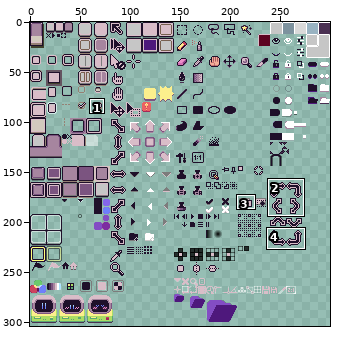
Two states of a sprite sheet, sheet.png. Above, an overview of the earlier version with the close-up marked.
Close-up. Before the commit:
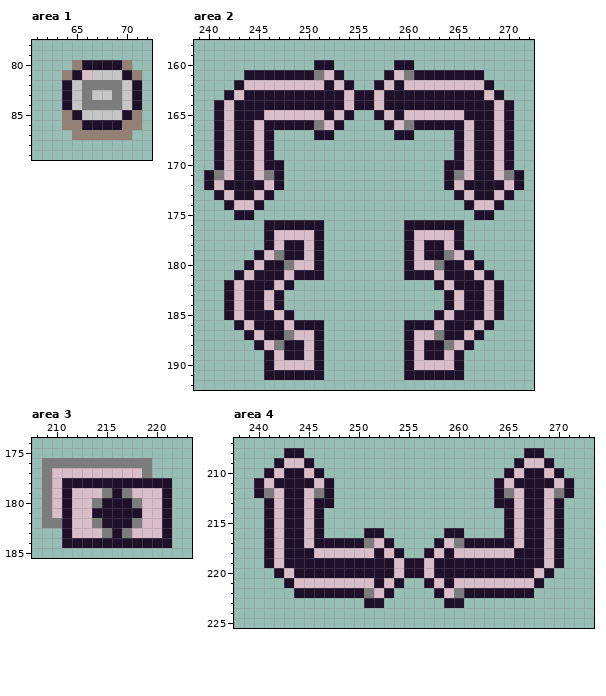
The file is 300x304 pixels. Pixels under 10% opacity are left out. Colours within 5 levels of each other are drawn and written as one. Shown: area 1: x 61..72, y 78..89; area 2: x 239..272, y 158..192; area 3: x 208..223, y 174..185; area 4: x 238..273, y 207..225. The commit also changed other parts of the picture, which this record leaves out.
Now the later version:
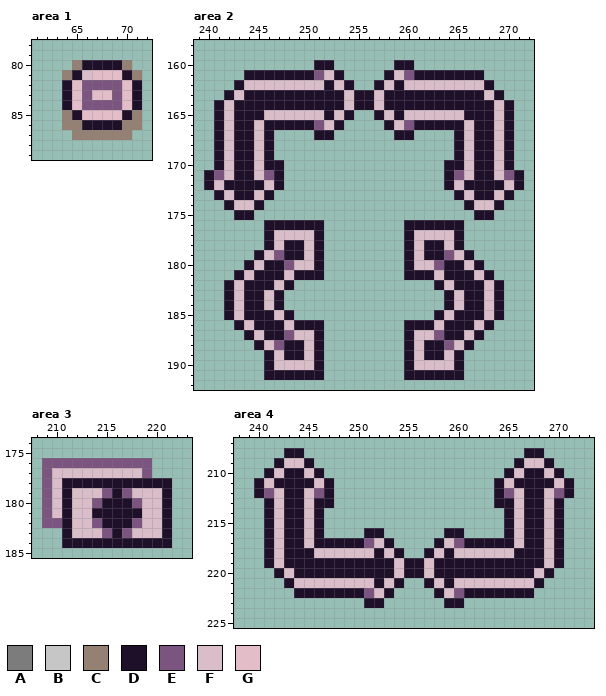
Palette (. is transparent): A #7c7c7c  B #c6c6c6  C #958174  D #1f102a  E #7b5480  F #d9bdc8  G #e3bdc8
What changed:
{"where": "area 1"}
{"y":81,"x":67,"old":"BBB","new":"GGG"}
{"y":82,"x":65,"old":"BAAAAB","new":"GEEEEG"}
{"y":83,"x":65,"old":"BABBAB","new":"GEGGEG"}
{"y":84,"x":65,"old":"BAAAAB","new":"GEEEEG"}
{"y":85,"x":66,"old":"BBBB","new":"GGGG"}
{"where": "area 2"}
{"y":161,"x":251,"old":"A","new":"E"}
{"y":161,"x":260,"old":"A","new":"E"}
{"y":166,"x":251,"old":"A","new":"E"}
{"y":166,"x":260,"old":"A","new":"E"}
{"y":171,"x":241,"old":"A","new":"E"}
{"y":171,"x":246,"old":"A","new":"E"}
{"y":171,"x":265,"old":"A","new":"E"}
{"y":171,"x":270,"old":"A","new":"E"}
{"y":179,"x":247,"old":"A","new":"E"}
{"y":179,"x":264,"old":"A","new":"E"}
{"y":180,"x":248,"old":"A","new":"E"}
{"y":180,"x":263,"old":"A","new":"E"}
{"y":187,"x":248,"old":"A","new":"E"}
{"y":187,"x":263,"old":"A","new":"E"}
{"y":188,"x":247,"old":"A","new":"E"}
{"y":188,"x":264,"old":"A","new":"E"}
{"where": "area 3"}
{"y":176,"x":209,"old":"AAAAAAAAAAA","new":"EEEEEEEEEEE"}
{"y":177,"x":209,"old":"A","new":"E"}
{"y":177,"x":219,"old":"A","new":"E"}
{"y":178,"x":209,"old":"A","new":"E"}
{"y":179,"x":209,"old":"A","new":"E"}
{"y":179,"x":215,"old":"A","new":"E"}
{"y":179,"x":217,"old":"A","new":"E"}
{"y":180,"x":209,"old":"A","new":"E"}
{"y":180,"x":214,"old":"A","new":"E"}
{"y":180,"x":218,"old":"A","new":"E"}
{"y":181,"x":209,"old":"A","new":"E"}
{"y":182,"x":209,"old":"AA","new":"EE"}
{"y":182,"x":214,"old":"A","new":"E"}
{"y":182,"x":218,"old":"A","new":"E"}
{"y":183,"x":215,"old":"A","new":"E"}
{"y":183,"x":217,"old":"A","new":"E"}
{"where": "area 4"}
{"y":212,"x":241,"old":"A","new":"E"}
{"y":212,"x":246,"old":"A","new":"E"}
{"y":212,"x":265,"old":"A","new":"E"}
{"y":212,"x":270,"old":"A","new":"E"}
{"y":217,"x":251,"old":"A","new":"E"}
{"y":217,"x":260,"old":"A","new":"E"}
{"y":222,"x":251,"old":"A","new":"E"}
{"y":222,"x":260,"old":"A","new":"E"}
